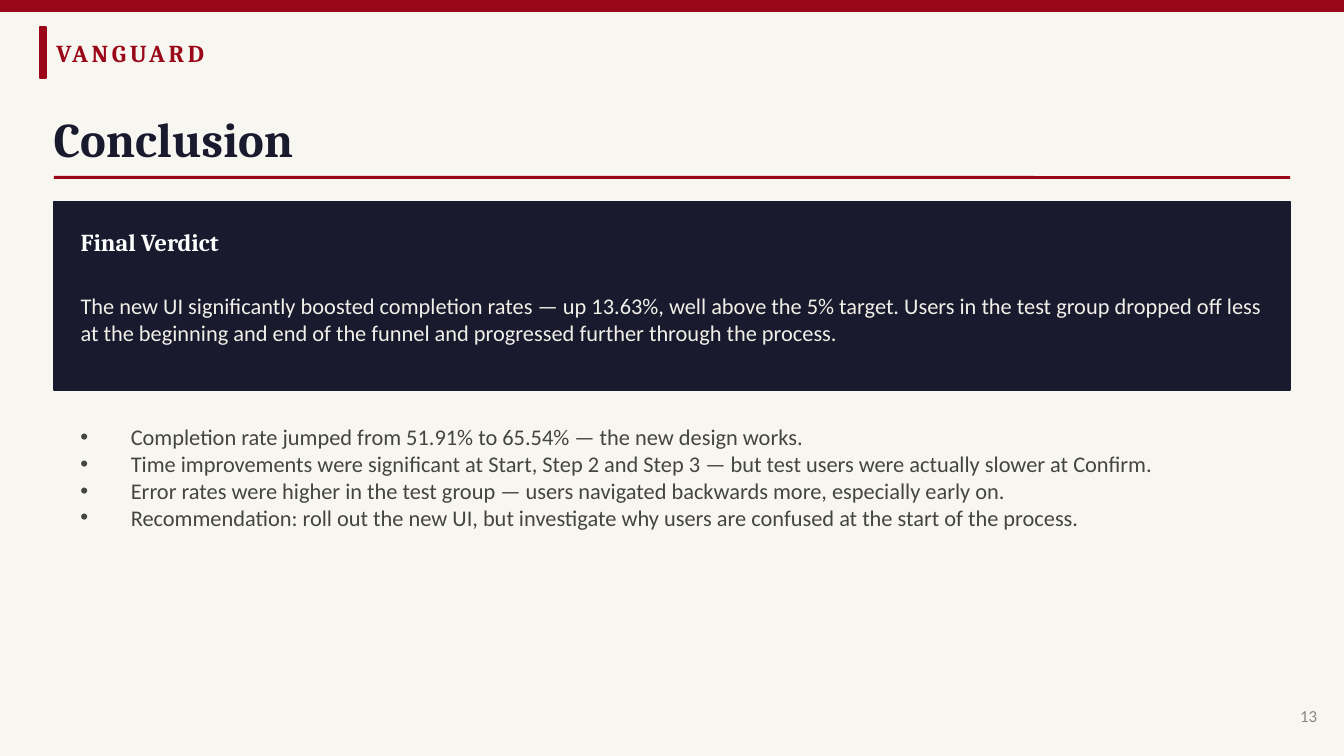
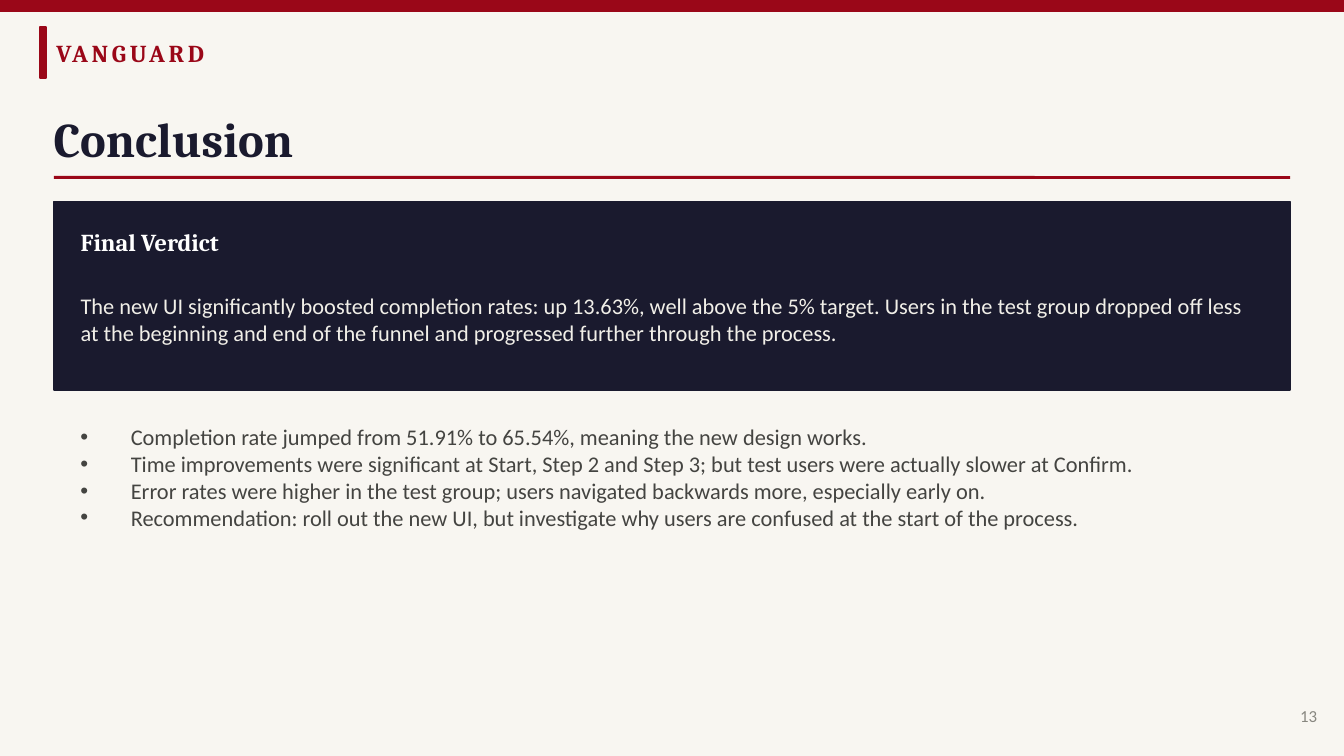
Before and after one commit to craftedbygaby/AB_testing, a slide deck: slide 13 of Vanguard_ABTest_Presentation.pptx. Drawn at 1344x756 pixels with LibreOffice and Linux fonts; fonts in the diff are those of the drawing. Boxes give left, top, right and bottom in pixels: in the first picture for what was removed or moved away, otherwise in the second. Text is boxed around its words. In the diff, an @@ line names an element or a change of style, - is before the commit and + after.

```diff
--- a/Vanguard_ABTest_Presentation.pptx
+++ b/Vanguard_ABTest_Presentation.pptx
@@ text at [81, 298, 1242, 345]: text changed @@
-The new UI significantly boosted completion rates — up 13.63%, well above the 5% target. Users in the test group dropped off less at the beginning and end of the funnel and progressed further through the process.
+The new UI significantly boosted completion rates: up 13.63%, well above the 5% target. Users in the test group dropped off less at the beginning and end of the funnel and progressed further through the process.
@@ text at [131, 429, 1133, 503]: text changed @@
-• Completion rate jumped from 51.91% to 65.54% — the new design works.
-• Time improvements were significant at Start, Step 2 and Step 3 — but test users were actually slower at Confirm.
-• Error rates were higher in the test group — users navigated backwards more, especially early on.
+• Completion rate jumped from 51.91% to 65.54%, meaning the new design works.
+• Time improvements were significant at Start, Step 2 and Step 3; but test users were actually slower at Confirm.
+• Error rates were higher in the test group; users navigated backwards more, especially early on.
```
Also in this commit, not shown: 7 other slides changed.
